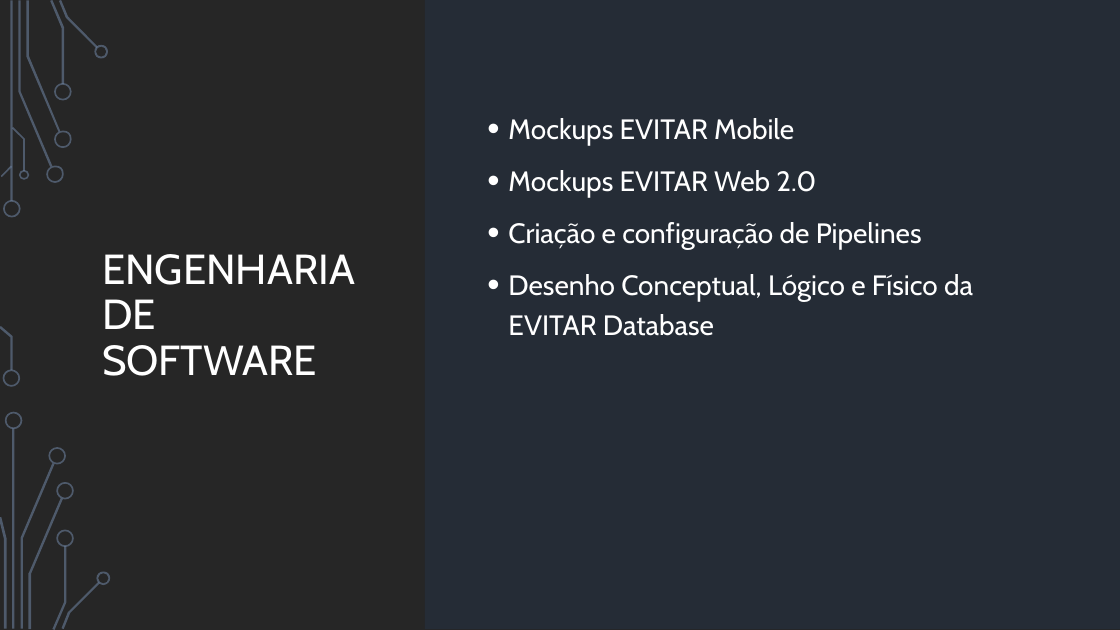
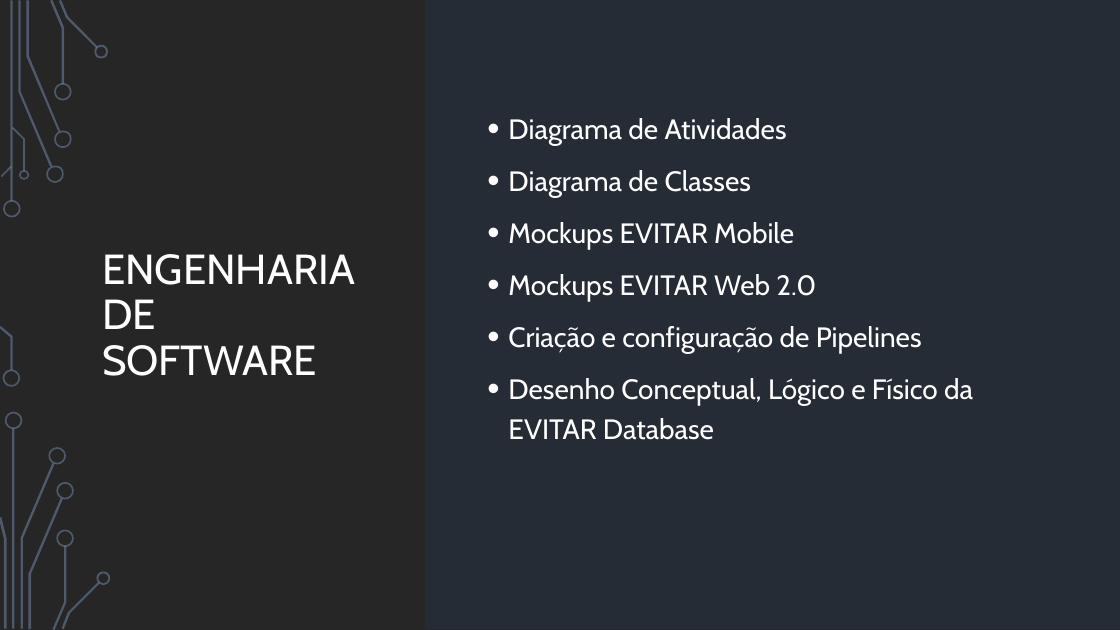
Before and after one commit to Vmvs007/EVITAR, a slide deck: slide 7 of Engenharia de Software/2Milestone.pptx. Drawn at 1120x630 pixels with LibreOffice and Linux fonts; fonts in the diff are those of the drawing; background and template pictures are left out. Boxes give left, top, right and bottom in pixels: in the first picture for what was removed or moved away, otherwise in the second. Text is boxed around its words. In the diff, an @@ line names an element or a change of style, - is before the commit and + after.

```diff
--- a/Engenharia de Software/2Milestone.pptx
+++ b/Engenharia de Software/2Milestone.pptx
@@ text at [508, 118, 787, 197]: paragraphs added @@
+• Diagrama de Atividades
+• Diagrama de Classes
```
Also in this commit, not shown: 1 other slide changed, 9 other files.
